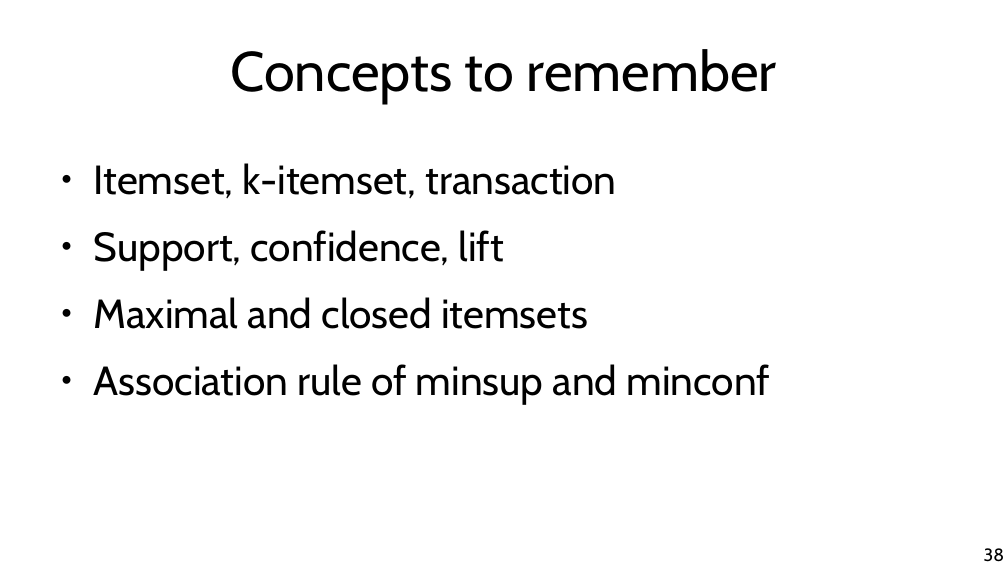
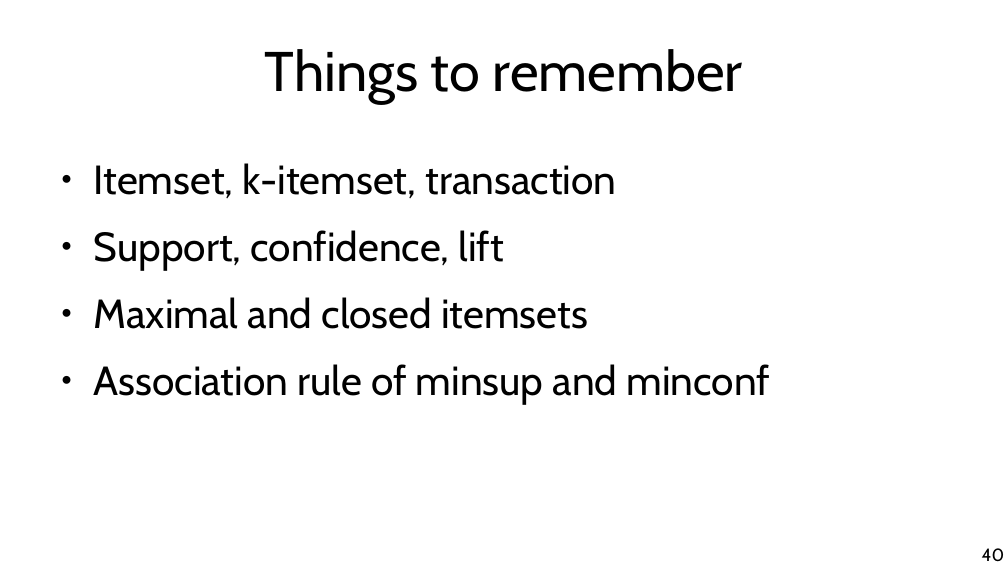
Before and after one commit to marco-calautti/data-mining-course, a slide deck: slide 40 of theory/tt05_itemsets.odp (slide 38 before the commit). Drawn at 1008x567 pixels with LibreOffice and Linux fonts; fonts in the diff are those of the drawing. Boxes give left, top, right and bottom in pixels: in the first picture for what was removed or moved away, otherwise in the second. Text is boxed around its words. In the diff, an @@ line names an element or a change of style, - is before the commit and + after.

```diff
--- a/theory/tt05_itemsets.odp
+++ b/theory/tt05_itemsets.odp
@@ title at (x1=265, y1=49, x2=743, y2=104): text changed @@
-Concepts to remember
+Things to remember
@@ page number at (x1=982, y1=548, x2=1005, y2=562): text changed @@
-38
+40
```
Also in this commit, not shown: 20 other slides changed, 3 slides added.
